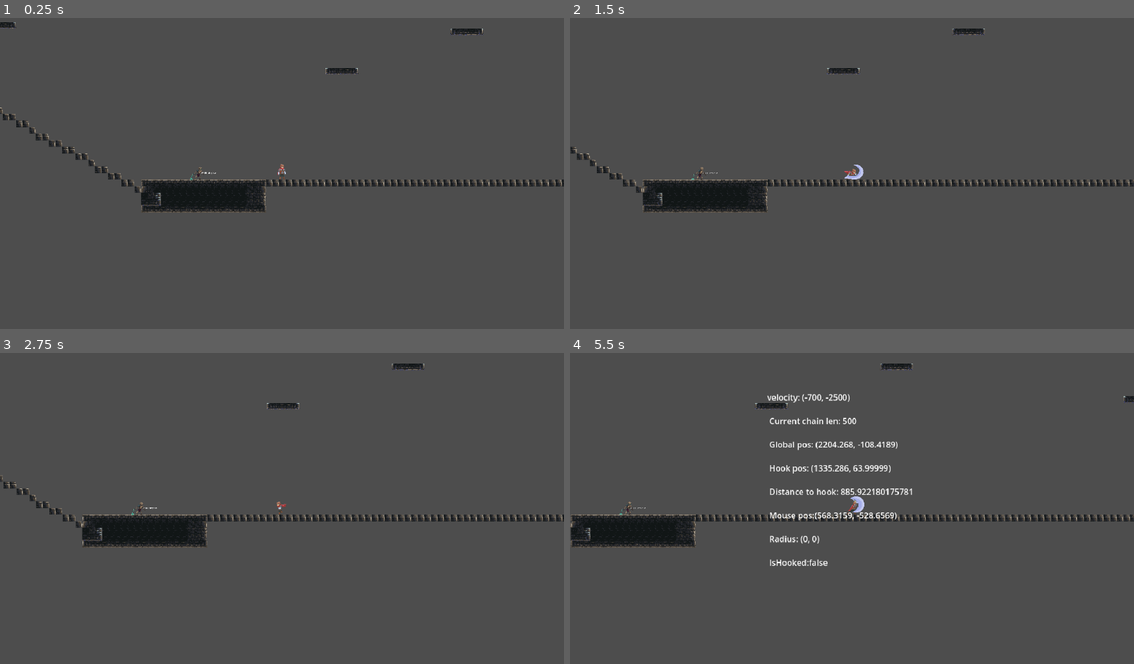
Above: before the commit, frames 1-4 (two rows, left to right).
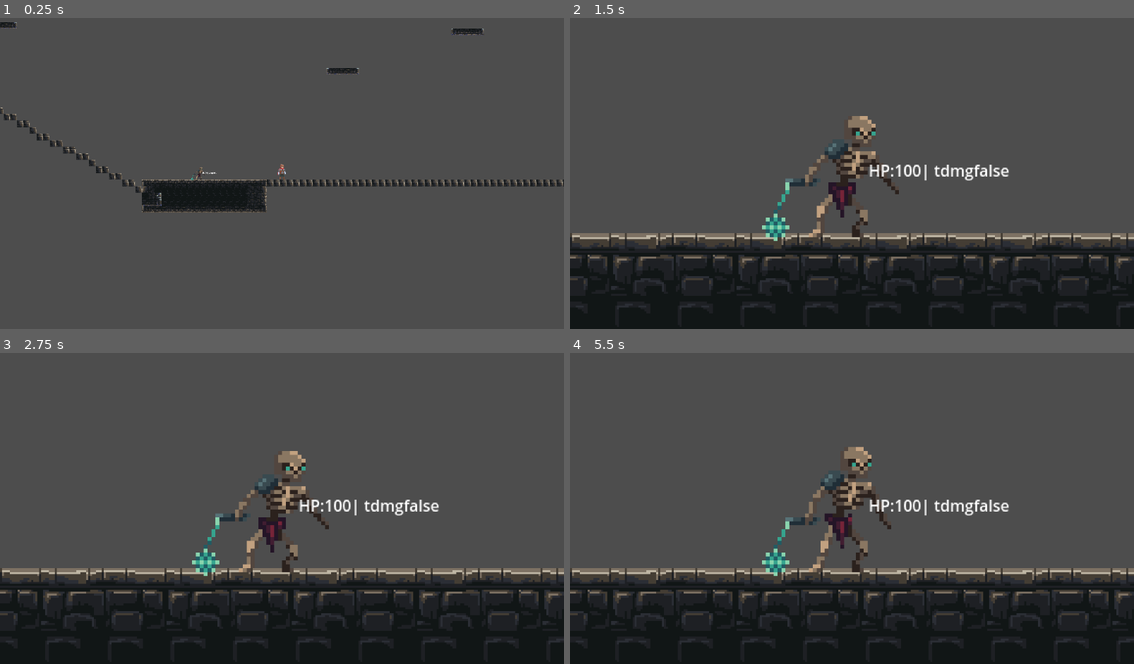
Above: after the commit, the same moments.

Repository: WerG0D/Tales-of-Sophie-build
Game: Godot game, scene res://scenes/levels/tests.tscn
Two runs of this game, one before a commit and one after it. Both use one fixed random seed, a clock stepped at 60 frames per second and the inputs below.
Inputs (mouse positions are in pixels of both pictures, inside the frame that each line leads up to):
- Up to frame 1 (0.25 s): no input
- Up to frame 2 (1.5 s): tap Enter at 0.5 s; move the mouse to (840, 145) at 0.52 s; hold D (move_right) from 0.53 s (still down); click (840, 145) at 0.6 s; tap Space (jump) at 0.77 s; tap Z (attack) at 0.8, 1.35 s; move the mouse to (727, 173) at 1.27 s
- Up to frame 3 (2.75 s): tap Space (jump) at 1.52 s; tap E (e) at 1.55, 2.1 s; move the mouse to (338, 436) at 2.02 s; release D (move_right) at 2.03 s; hold A (move_left) from 2.03 s (still down); click (338, 436) at 2.3 s
- Up to frame 4 (5.5 s): move the mouse to (823, 567) at 2.77 s; release A (move_left) at 2.78 s; hold D (move_right) 2.78-4.28 s; click (823, 567) at 2.85 s; tap Space (jump) at 3.02, 3.77, 4.52 s; tap Z (attack) at 3.05, 4.35, 5.3 s; move the mouse to (1021, 552) at 3.52 s; right-click (1021, 552) at 3.6 s; tap E (e) at 3.8, 5.1 s; tap F12 (debug) at 4.15 s; move the mouse to (682, 458) at 4.27 s; hold A (move_left) 4.28-5.03 s; click (682, 458) at 4.55 s; move the mouse to (880, 505) at 5.02 s; hold D (move_right) from 5.03 s (still down)

The runs differ from the first frame. In frame 1, 0.9% of the frame differs, in the area x 0-100%, y 1-63%; in frame 2, 37%; in frame 3, 37%; in frame 4, 38%, in the area x 0-100%, y 3-100%.
Error in both runs: Invalid type in function 'distance_to' in base 'Vector2'. Cannot convert argument 1 from Nil to Vector2. (res://scripts/entities/player.gd:157)

Commit message:
more checks :pig:

Diff:
--- a/scenes/entity/player.tscn
+++ b/scenes/entity/player.tscn
@@ -288,9 +288,8 @@
 }
 
 [node name="Player" type="CharacterBody2D"]
-position = Vector2(0, 73164.9)
-scale = Vector2(1.12317, 1.03756)
-velocity = Vector2(0, 2000)
+position = Vector2(0, -18)
+scale = Vector2(1.14495, 1.03756)
 script = ExtResource("1_b3mxi")
 
 [node name="RayCast2D" type="RayCast2D" parent="."]
@@ -298,16 +297,15 @@
 target_position = Vector2(500, 0)
 
 [node name="AnimatedSprite2D" type="AnimatedSprite2D" parent="."]
-scale = Vector2(0.993984, 1)
+scale = Vector2(0.984611, 1)
 sprite_frames = SubResource("SpriteFrames_rri2r")
-animation = &"idle"
+animation = &"attack"
 
 [node name="HitBox" type="Area2D" parent="AnimatedSprite2D"]
 
 [node name="CollisionShape2D" type="CollisionShape2D" parent="AnimatedSprite2D/HitBox"]
-position = Vector2(17.9145, 2.02549)
+position = Vector2(15.7209, 3.3733)
 rotation = -1.57023
-scale = Vector2(1.04491, 0.976386)
 shape = SubResource("RectangleShape2D_hpphr")
 disabled = true
 
--- a/scripts/entities/player.gd
+++ b/scripts/entities/player.gd
@@ -153,7 +153,7 @@
 	if Input.is_action_just_pressed("LClick") and not(is_hooked):
 
 		hook_pos = get_hook_pos()
-		if not(is_hooked) and not(is_on_floor()):
+		if not(is_hooked) and not(is_on_floor() and $RayCast2D.is_colliding()):
 			current_chain_length =global_position.distance_to(hook_pos)
 			is_hooked = 1
 	if Input.is_action_just_released("RClick") and is_hooked:
